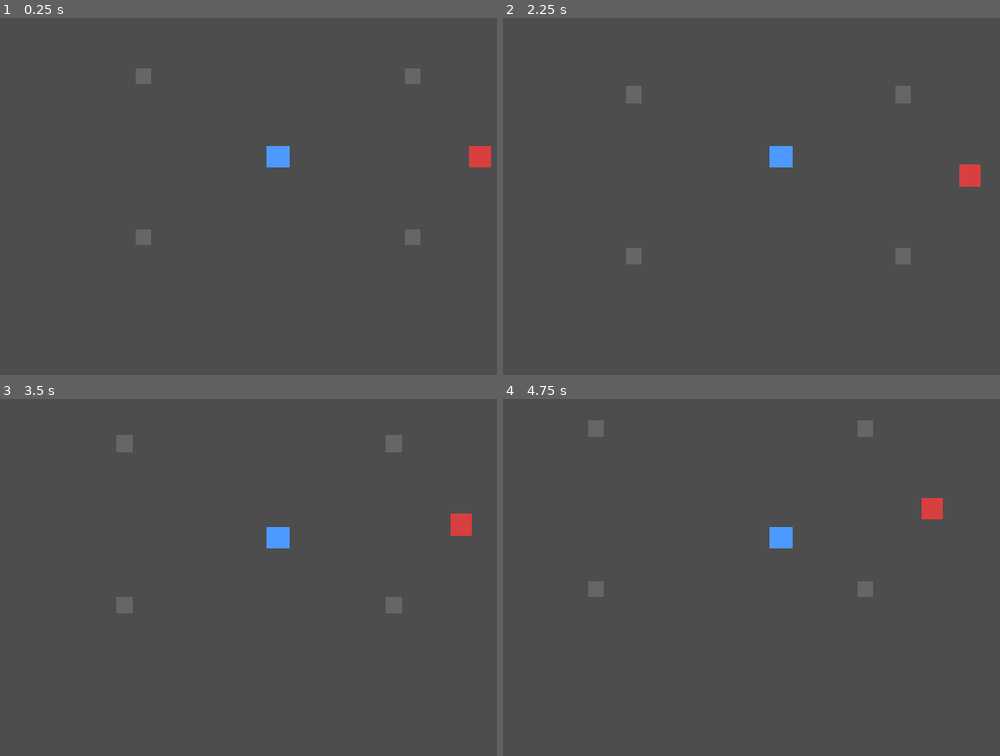
Above: before the commit, frames 1-4 (two rows, left to right).
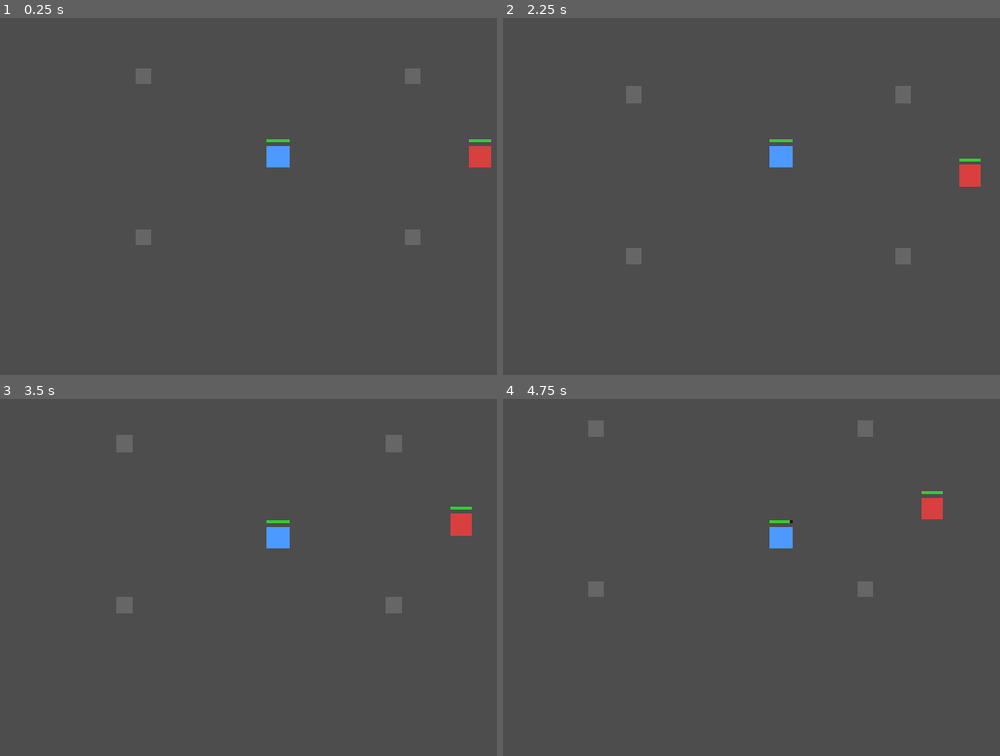
Above: after the commit, the same moments.

Repository: a07030601-sys/woodgame
Game: Godot game, scene res://scenes/main.tscn
Two runs of this game, one before a commit and one after it. Both use one fixed random seed, a clock stepped at 60 frames per second and the inputs below.
Inputs (mouse positions are in pixels of both pictures, inside the frame that each line leads up to):
- Up to frame 1 (0.25 s): no input
- Up to frame 2 (2.25 s): tap Enter at 0.5 s; move the mouse to (950, 135) at 0.52 s; press the mouse at (950, 135) at 0.53 s; move the mouse to (627, 178) at 1.27 s; release the mouse at (627, 178) at 1.28 s; click (627, 178) at 1.35 s; move the mouse to (860, 60) at 2.02 s; press the mouse at (860, 60) at 2.03 s
- Up to frame 3 (3.5 s): move the mouse to (238, 623) at 2.77 s; release the mouse at (238, 623) at 2.78 s; click (238, 623) at 2.85 s
- Up to frame 4 (4.75 s): move the mouse to (outside the picture) at 3.52 s; press the mouse at (outside the picture) at 3.53 s; tap K (debug_damage_player, bound only after the commit) at 4.15 s; move the mouse to (547, 473) at 4.27 s; release the mouse at (547, 473) at 4.28 s; click (547, 473) at 4.35 s

The runs differ from the first frame. In frame 1, less than 0.1% of the frame differs, in the area x 53-99%, y 33-35%; in frame 2, less than 0.1%; in frame 3, less than 0.1%; in frame 4, less than 0.1%.

Commit message:
階段 1：血量與死亡
Co-Authored-By: Claude Opus 5.5 <noreply@anthropic.com>

Diff:
--- a/project.godot
+++ b/project.godot
@@ -27,6 +27,11 @@
 "events": [Object(InputEventMouseButton,"resource_local_to_scene":false,"resource_name":"","device":-1,"window_id":0,"a …(252 unchanged characters)…
 ]
 }
+debug_damage_player={
+"deadzone": 0.2,
+"events": [Object(InputEventKey,"resource_local_to_scene":false,"resource_name":"","device":-1,"window_id":0,"alt_pressed":false,"shift_pressed":false,"ctrl_pressed":false,"meta_pressed":false,"pressed":false,"keycode":0,"physical_keycode":75,"key_label":0,"unicode":107,"location":0,"echo":false,"script":null)
+]
+}
 
 [layer_names]
 
--- /dev/null
+++ b/scenes/health_bar.tscn
@@ -0,0 +1,16 @@
+[gd_scene load_steps=2 format=3]
+
+[ext_resource type="Script" path="res://scripts/components/health_bar.gd" id="1_health_bar"]
+
+[node name="HealthBar" type="Node2D"]
+script = ExtResource("1_health_bar")
+
+[node name="Background" type="Polygon2D" parent="."]
+position = Vector2(-16, 0)
+color = Color(0.1, 0.1, 0.1, 1)
+polygon = PackedVector2Array(0, 0, 32, 0, 32, 4, 0, 4)
+
+[node name="Fill" type="Polygon2D" parent="."]
+position = Vector2(-16, 0)
+color = Color(0.2, 0.8, 0.2, 1)
+polygon = PackedVector2Array(0, 0, 32, 0, 32, 4, 0, 4)
--- a/scenes/monster.tscn
+++ b/scenes/monster.tscn
@@ -1,6 +1,8 @@
-[gd_scene load_steps=3 format=3]
+[gd_scene load_steps=5 format=3]
 
 [ext_resource type="Script" path="res://scripts/monsters/monster.gd" id="1_monster"]
+[ext_resource type="Script" path="res://scripts/components/health_component.gd" id="2_health"]
+[ext_resource type="PackedScene" path="res://scenes/health_bar.tscn" id="3_health_bar"]
 
 [sub_resource type="RectangleShape2D" id="RectangleShape2D_monster"]
 size = Vector2(32, 32)
@@ -16,3 +18,10 @@
 
 [node name="CollisionShape2D" type="CollisionShape2D" parent="."]
 shape = SubResource("RectangleShape2D_monster")
+
+[node name="HealthComponent" type="Node" parent="."]
+script = ExtResource("2_health")
+max_health = 30
+
+[node name="HealthBar" parent="." instance=ExtResource("3_health_bar")]
+position = Vector2(0, -26)
--- a/scenes/player.tscn
+++ b/scenes/player.tscn
@@ -1,6 +1,8 @@
-[gd_scene load_steps=3 format=3]
+[gd_scene load_steps=5 format=3]
 
 [ext_resource type="Script" path="res://scripts/player/player.gd" id="1_player"]
+[ext_resource type="Script" path="res://scripts/components/health_component.gd" id="2_health"]
+[ext_resource type="PackedScene" path="res://scenes/health_bar.tscn" id="3_health_bar"]
 
 [sub_resource type="CircleShape2D" id="CircleShape2D_player"]
 radius = 14.0
@@ -18,3 +20,10 @@
 shape = SubResource("CircleShape2D_player")
 
 [node name="Camera2D" type="Camera2D" parent="."]
+
+[node name="HealthComponent" type="Node" parent="."]
+script = ExtResource("2_health")
+max_health = 100
+
+[node name="HealthBar" parent="." instance=ExtResource("3_health_bar")]
+position = Vector2(0, -26)
--- /dev/null
+++ b/scripts/components/health_bar.gd
@@ -0,0 +1,12 @@
+class_name HealthBar
+extends Node2D
+
+@onready var _fill: Polygon2D = $Fill
+
+
+# 參數與 HealthComponent.health_changed 訊號相同，可直接連接
+func update_health(current: int, maximum: int) -> void:
+	if maximum <= 0:
+		_fill.scale.x = 0.0
+		return
+	_fill.scale.x = clampf(float(current) / float(maximum), 0.0, 1.0)
--- /dev/null
+++ b/scripts/components/health_component.gd
@@ -0,0 +1,27 @@
+class_name HealthComponent
+extends Node
+
+signal health_changed(current: int, maximum: int)
+signal died
+
+@export var max_health: int = 100
+
+var current_health: int = 0
+
+var _is_dead: bool = false
+
+
+func _ready() -> void:
+	current_health = max_health
+
+
+func take_damage(amount: int) -> void:
+	if _is_dead or amount <= 0:
+		return
+
+	current_health = maxi(current_health - amount, 0)
+	health_changed.emit(current_health, max_health)
+
+	if current_health == 0:
+		_is_dead = true
+		died.emit()
--- a/scripts/monsters/monster.gd
+++ b/scripts/monsters/monster.gd
@@ -7,10 +7,15 @@
 var _flash_tween: Tween = null
 
 @onready var _polygon: Polygon2D = $Polygon2D
+@onready var _health: HealthComponent = $HealthComponent
+@onready var _health_bar: HealthBar = $HealthBar
 
 
 func _ready() -> void:
 	_base_color = _polygon.color
+	_health.health_changed.connect(_health_bar.update_health)
+	_health.died.connect(_on_died)
+	_health_bar.update_health(_health.current_health, _health.max_health)
 
 
 func take_damage(amount: int) -> void:
@@ -22,3 +27,9 @@
 	_polygon.color = Color.WHITE
 	_flash_tween = create_tween()
 	_flash_tween.tween_property(_polygon, "color", _base_color, FLASH_DURATION)
+
+	_health.take_damage(amount)
+
+
+func _on_died() -> void:
+	queue_free()
--- a/scripts/player/player.gd
+++ b/scripts/player/player.gd
@@ -11,6 +11,9 @@
 const ARRIVE_DISTANCE: float = 4.0
 # enemies 碰撞層（第 2 層）的位元值
 const ENEMIES_LAYER_MASK: int = 1 << 1
+const DEAD_COLOR: Color = Color(0.5, 0.5, 0.5, 1.0)
+# 除錯用，階段 2 怪物會攻擊後移除
+const DEBUG_DAMAGE: int = 10
 
 var _target_position: Vector2 = Vector2.ZERO
 var _has_target: bool = false
@@ -18,8 +21,23 @@
 var _attack_target: Monster = null
 var _attack_cooldown: float = 0.0
 
+@onready var _polygon: Polygon2D = $Polygon2D
+@onready var _health: HealthComponent = $HealthComponent
+@onready var _health_bar: HealthBar = $HealthBar
+
+
+func _ready() -> void:
+	_health.health_changed.connect(_health_bar.update_health)
+	_health.died.connect(_on_died)
+	_health_bar.update_health(_health.current_health, _health.max_health)
+
 
 func _unhandled_input(event: InputEvent) -> void:
+	# 除錯用，階段 2 怪物會攻擊後移除
+	if event.is_action_pressed("debug_damage_player"):
+		take_damage(DEBUG_DAMAGE)
+		return
+
 	if event.is_action_pressed("move_click"):
 		var click_position: Vector2 = get_global_mouse_position()
 		_attack_target = _find_enemy_at(click_position)
@@ -34,7 +52,7 @@
 func _physics_process(delta: float) -> void:
 	_attack_cooldown = maxf(_attack_cooldown - delta, 0.0)
 
-	if is_instance_valid(_attack_target):
+	if _is_attack_target_alive():
 		_process_attack(delta)
 		return
 	_attack_target = null
@@ -52,6 +70,10 @@
 		_has_target = false
 
 
+func take_damage(amount: int) -> void:
+	_health.take_damage(amount)
+
+
 func _process_attack(delta: float) -> void:
 	if not _move_toward(_attack_target.global_position, attack_range, delta):
 		return
@@ -59,6 +81,11 @@
 		return
 	_attack_target.take_damage(randi_range(min_damage, max_damage))
 	_attack_cooldown = attack_interval
+
+
+# 怪物死亡後會被移除，目標可能已被釋放或正等待釋放
+func _is_attack_target_alive() -> bool:
+	return is_instance_valid(_attack_target) and not _attack_target.is_queued_for_deletion()
 
 
 # 朝 target 直線移動，進入 stop_distance 內就停下並回傳 true
@@ -83,7 +110,7 @@
 	var results: Array[Dictionary] = get_world_2d().direct_space_state.intersect_point(query)
 	for result: Dictionary in results:
 		var monster: Monster = result["collider"] as Monster
-		if monster != null and monster.is_in_group("enemies"):
+		if monster != null and monster.is_in_group("enemies") and not monster.is_queued_for_deletion():
 			return monster
 	return null
 
@@ -91,3 +118,15 @@
 func _set_target(target: Vector2) -> void:
 	_target_position = target
 	_has_target = true
+
+
+func _on_died() -> void:
+	print("玩家死亡")
+	_polygon.color = DEAD_COLOR
+	_attack_target = null
+	_has_target = false
+	_is_following_cursor = false
+	velocity = Vector2.ZERO
+	# 死亡後不再處理移動、攻擊與輸入
+	set_physics_process(false)
+	set_process_unhandled_input(false)
Not shown, added: scripts/components/health_bar.gd.uid
Not shown, added: scripts/components/health_component.gd.uid
Not shown, changed: CLAUDE.md
